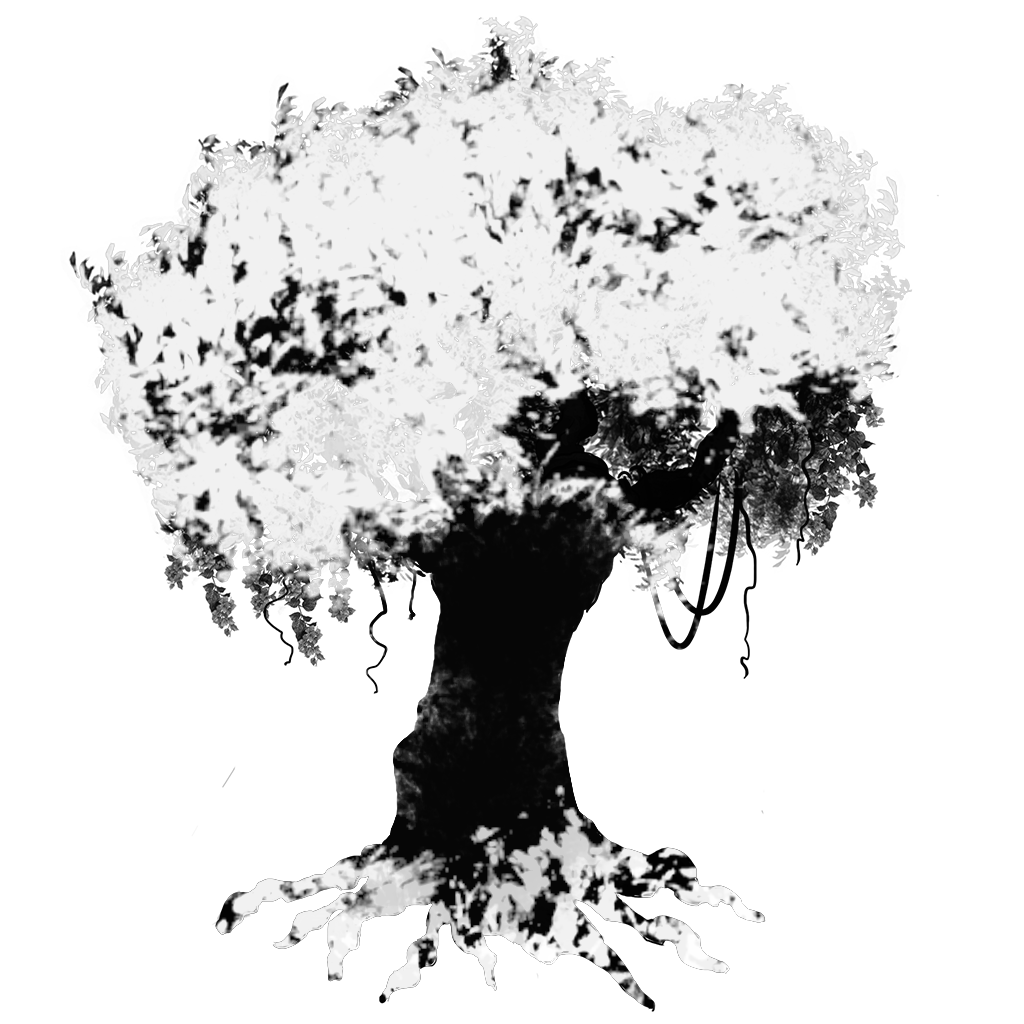
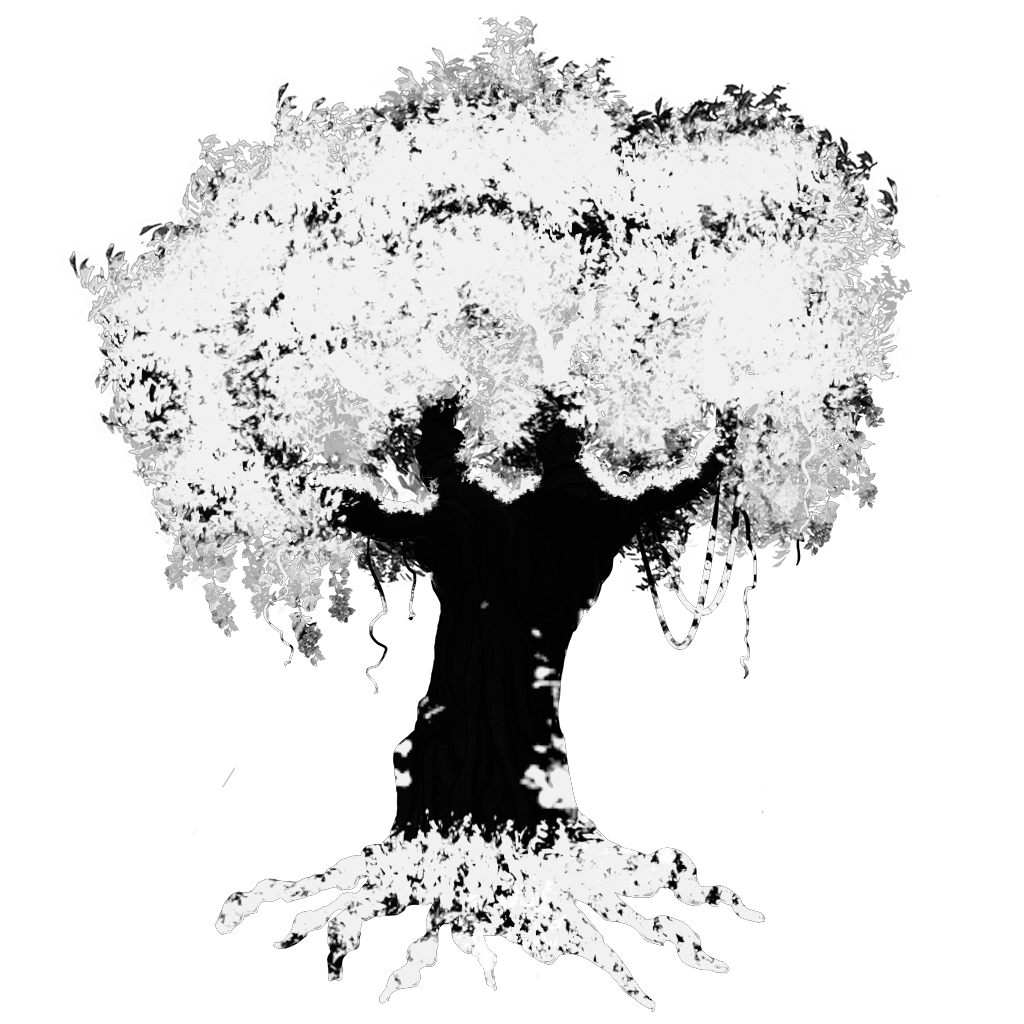
Comparing the layer stacks of the two w=1024, h=1024 images. Changes:
renamed "Background" to "Background #1", painted on it over [69, 16, 912, 1012]
